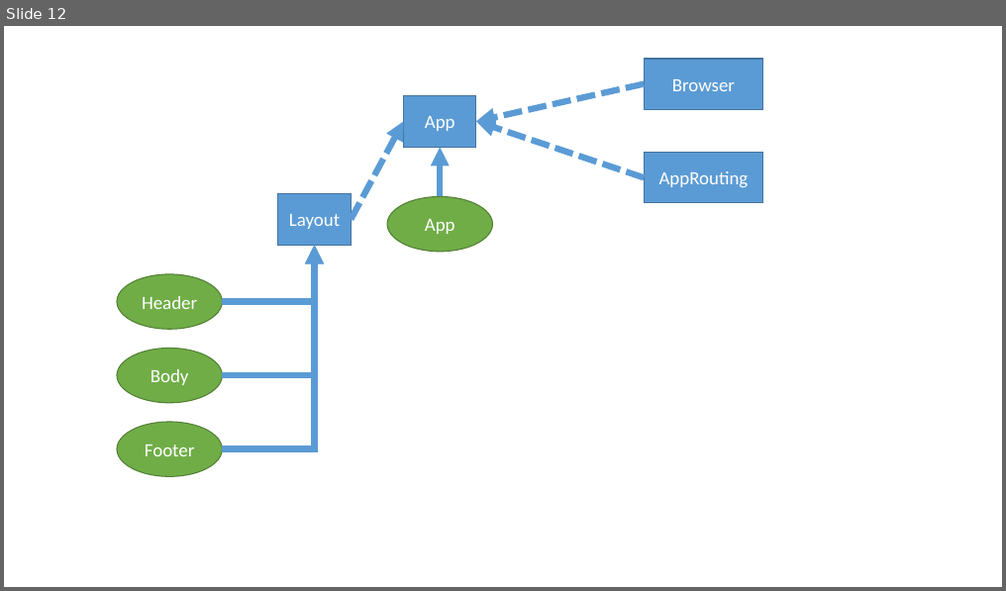
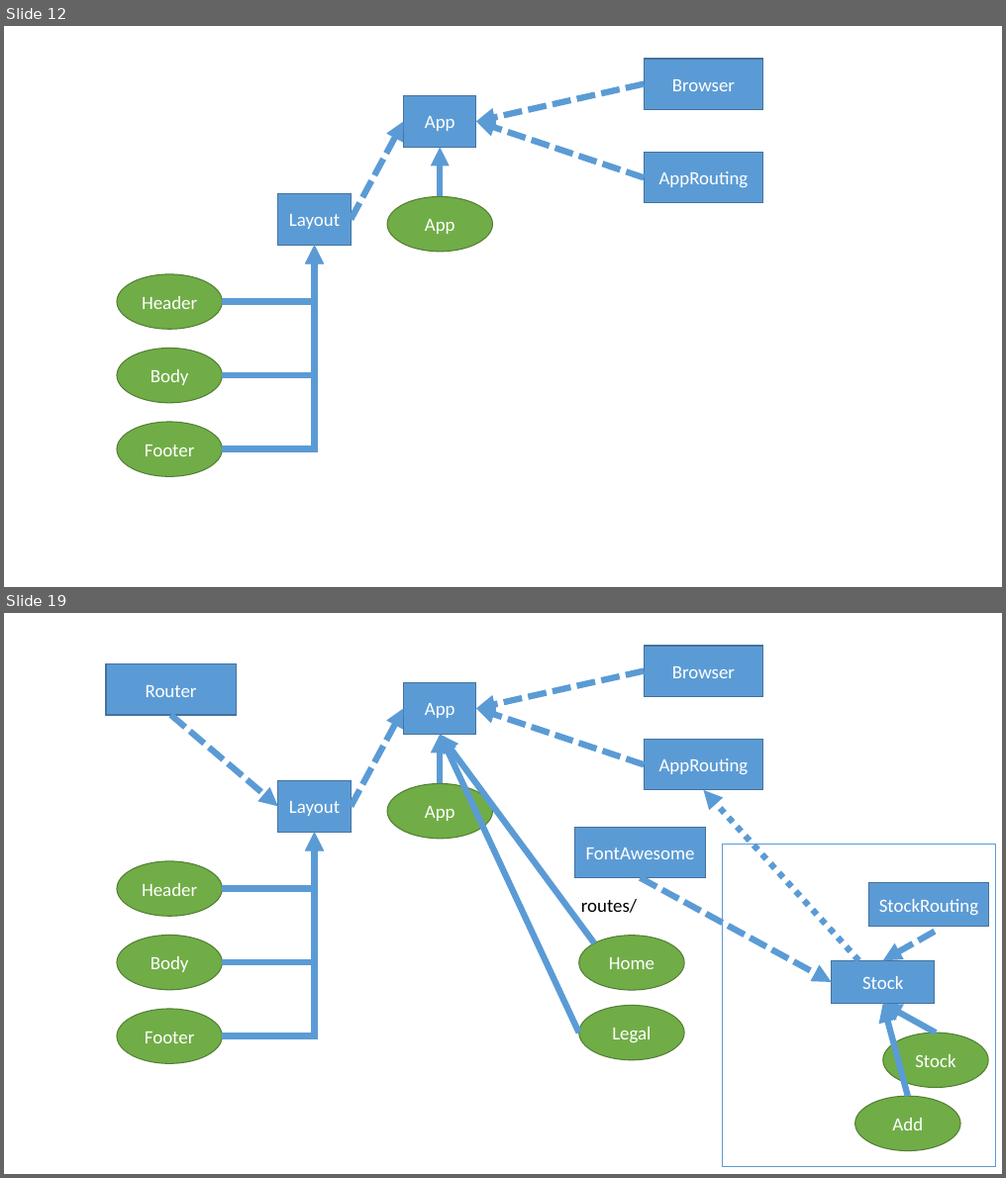
Before and after one commit to spaw3003/202205-formation-angular, a slide deck: notes.pptx. Shown one above the other, each under a label of ours: slide 12 before the commit, slides 12 and 19 after it; the slides between them are not shown. The pictures are 1006x591 and 1006x1178 pixels, drawn with LibreOffice and Linux fonts; fonts in the diff are those of the drawing. Boxes give left, top, right and bottom in pixels: in the first picture for what was removed or moved away, otherwise in the second. Text is boxed around its words. In the diff, an @@ line names an element or a change of style, - is before the commit and + after.

```diff
--- a/notes.pptx
+++ b/notes.pptx
@@ slide 19 added at box(4, 613, 1002, 1174), background #FFFFFF @@
@@ rectangle added at box(106, 664, 236, 716), fill #5B9BD5, outline #43739E 1 pt, 18 pt, text #FFFFFF @@
+Router
@@ arrow added from (645, 670) to (476, 708), #5B9BD5 6 pt dashed @@
@@ rectangle added at box(645, 646, 763, 697), fill #5B9BD5, outline #43739E 1 pt, 18 pt, text #FFFFFF @@
+Browser
@@ rectangle added at box(404, 682, 476, 735), fill #5B9BD5, outline #43739E 1 pt, 18 pt, text #FFFFFF @@
+App
@@ arrow added from (171, 715) to (278, 806), #5B9BD5 6 pt dashed @@
@@ arrow added from (350, 806) to (404, 708), #5B9BD5 6 pt dashed @@
@@ arrow added from (645, 765) to (476, 708), #5B9BD5 6 pt dashed @@
@@ arrow added from (440, 783) to (440, 735), #5B9BD5 6 pt @@
@@ arrow added from (595, 944) to (440, 735), #5B9BD5 6 pt @@
@@ arrow added from (579, 1033) to (440, 735), #5B9BD5 6 pt @@
@@ rectangle added at box(645, 740, 763, 790), fill #5B9BD5, outline #43739E 1 pt, 18 pt, text #FFFFFF @@
+AppRouting
@@ rectangle added at box(278, 780, 350, 833), fill #5B9BD5, outline #43739E 1 pt, 18 pt, text #FFFFFF @@
+Layout
@@ ellipse added at box(387, 783, 493, 839), fill #70AD47, outline #538035 1 pt, 18 pt, text #FFFFFF @@
+App
@@ arrow added from (859, 961) to (704, 790), #5B9BD5 6 pt dashed @@
@@ elbow arrow added from (223, 889) to (315, 833), #5B9BD5 6 pt @@
@@ elbow arrow added from (223, 962) to (315, 833), #5B9BD5 6 pt @@
@@ elbow arrow added from (223, 1037) to (315, 833), #5B9BD5 6 pt @@
@@ rectangle added at box(575, 827, 706, 878), fill #5B9BD5, outline #43739E 1 pt, 18 pt, text #FFFFFF @@
+FontAwesome
@@ rectangle added at box(722, 845, 996, 1166), fill #FFFFFF, outline #5B9BD5 1 pt @@
@@ ellipse added at box(117, 861, 223, 916), fill #70AD47, outline #538035 1 pt, 18 pt, text #FFFFFF @@
+Header
@@ arrow added from (641, 878) to (832, 982), #5B9BD5 6 pt dashed @@
@@ text added at box(581, 899, 637, 913), 18 pt, text #000000 @@
+routes/
@@ rectangle added at box(869, 883, 988, 926), fill #5B9BD5, outline #43739E 1 pt, 18 pt, text #FFFFFF @@
+StockRouting
@@ ellipse added at box(117, 936, 223, 990), fill #70AD47, outline #538035 1 pt, 18 pt, text #FFFFFF @@
+Body
@@ ellipse added at box(579, 936, 684, 990), fill #70AD47, outline #538035 1 pt, 18 pt, text #FFFFFF @@
+Home
@@ arrow added from (935, 932) to (883, 961), #5B9BD5 6 pt dashed @@
@@ rectangle added at box(832, 961, 935, 1004), fill #5B9BD5, outline #43739E 1 pt, 18 pt, text #FFFFFF @@
+Stock
@@ ellipse added at box(117, 1009, 223, 1063), fill #70AD47, outline #538035 1 pt, 18 pt, text #FFFFFF @@
+Footer
@@ ellipse added at box(579, 1005, 684, 1059), fill #70AD47, outline #538035 1 pt, 18 pt, text #FFFFFF @@
+Legal
@@ arrow added from (936, 1033) to (883, 1004), #5B9BD5 6 pt @@
@@ arrow added from (908, 1096) to (883, 1004), #5B9BD5 6 pt @@
@@ ellipse added at box(883, 1033, 988, 1087), fill #70AD47, outline #538035 1 pt, 18 pt, text #FFFFFF @@
+Stock
@@ ellipse added at box(855, 1096, 960, 1152), fill #70AD47, outline #538035 1 pt, 18 pt, text #FFFFFF @@
+Add
```
Also in this commit, not shown: 5 slides changed, 15 other slides added.
